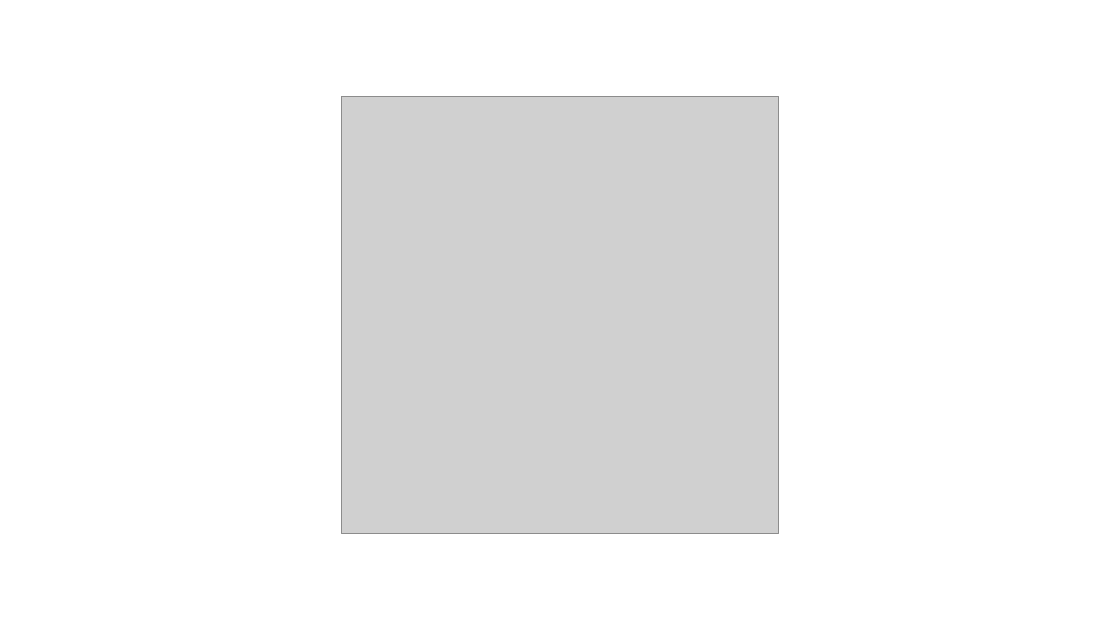
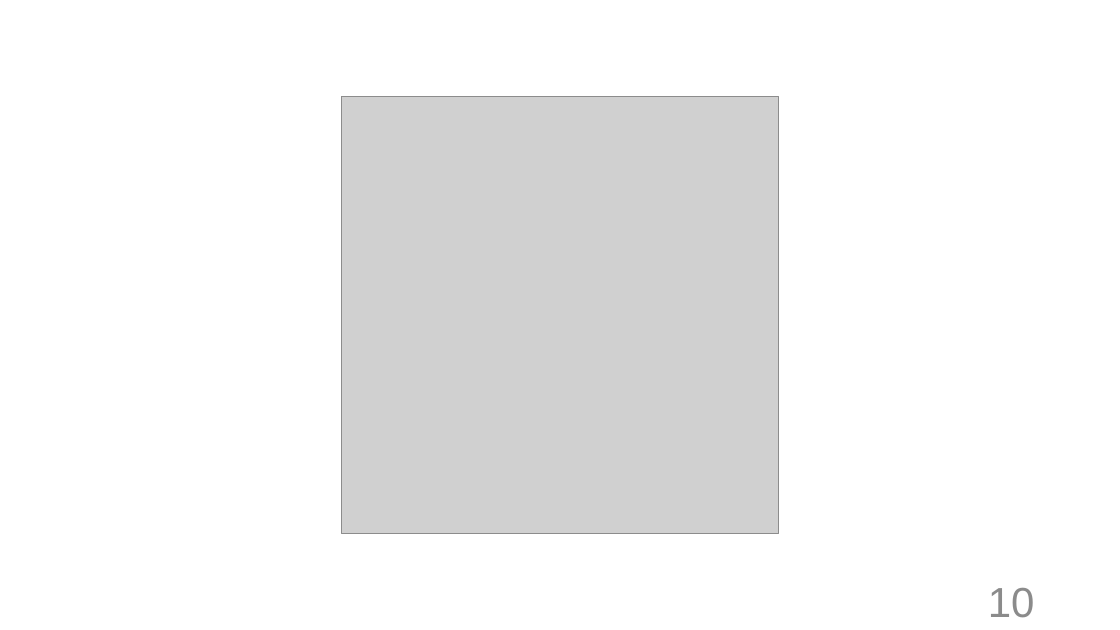
Before and after one commit to jmarialearning/jmarialearning.github.io, a slide deck: slide 10 of repo/acts/tthv/rf/pres.pptx (slide 11 before the commit). Drawn at 1120x630 pixels with LibreOffice and Linux fonts; fonts in the diff are those of the drawing; grey boxes stand for pictures. Boxes give left, top, right and bottom in pixels: in the first picture for what was removed or moved away, otherwise in the second. Text is boxed around its words. In the diff, an @@ line names an element or a change of style, - is before the commit and + after.

```diff
--- a/repo/acts/tthv/rf/pres.pptx
+++ b/repo/acts/tthv/rf/pres.pptx
@@ page number added at bbox=[988, 588, 1035, 618], 36 pt, text #8C8C8C @@
+10
```
Also in this commit, not shown: 27 other slides changed, 1 other file.
